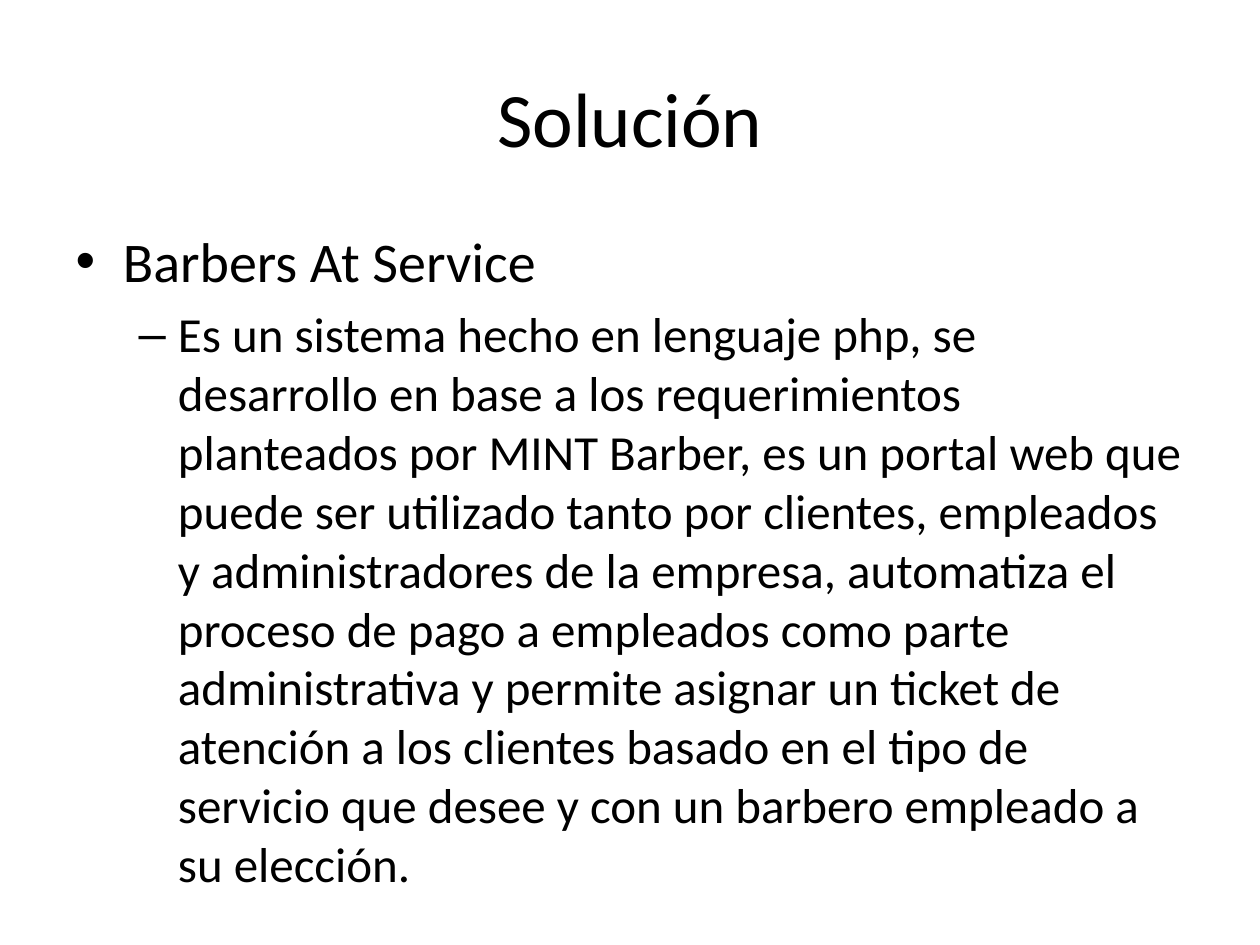
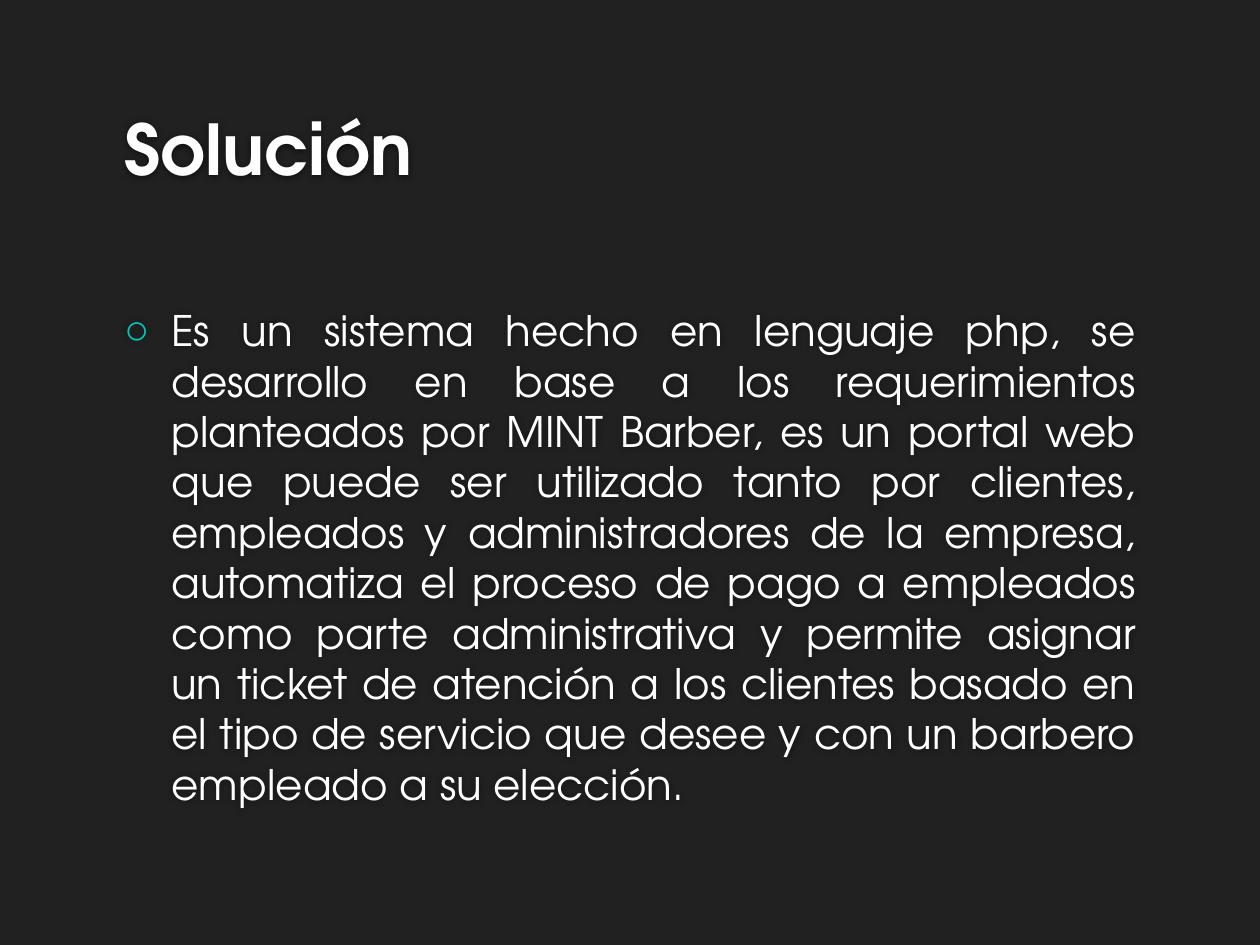
Before and after one commit to esalazarmasaya/BarbersAtService, a slide deck: slide 6 of Presentación Barbers at Service.pptx. Drawn at 1260x945 pixels with LibreOffice and Linux fonts; fonts in the diff are those of the drawing; background and template pictures are left out. Boxes give left, top, right and bottom in pixels: in the first picture for what was removed or moved away, otherwise in the second. Text is boxed around its words. In the diff, an @@ line names an element or a change of style, - is before the commit and + after.

Commit message:
Como va ;)

```diff
--- a/Presentación Barbers at Service.pptx
+++ b/Presentación Barbers at Service.pptx
@@ background #FFFFFF to #212121 @@
@@ title "Solución" moved from (x1=497, y1=93, x2=762, y2=148) to (x1=124, y1=118, x2=412, y2=176) @@
@@ title "Solución" at (x1=124, y1=118, x2=412, y2=176): size 44 to 40 pt, font Calibri to TeX Gyre Adventor, text colour #000000 to #FEFEFE, bold on; alignment centre to left; vertical alignment middle to bottom @@
@@ text at (x1=123, y1=243, x2=535, y2=283): paragraph removed @@
-• Barbers At Service
@@ text "Es un sistema hecho en ..." moved from (x1=123, y1=243, x2=1181, y2=831) to (x1=171, y1=315, x2=1136, y2=808) @@
@@ text "Es un sistema hecho en ..." at (x1=171, y1=315, x2=1136, y2=808): size 28 to 24 pt, font Calibri to TeX Gyre Adventor, text colour #000000 to #FFFFFF; alignment left to justified; bullet – to ○; list level 2 to 1 in "Es un sistema hecho en ..."; vertical alignment top to middle @@
```
Also in this commit, not shown: 5 other slides changed, 9 slides added, 8 other files.
